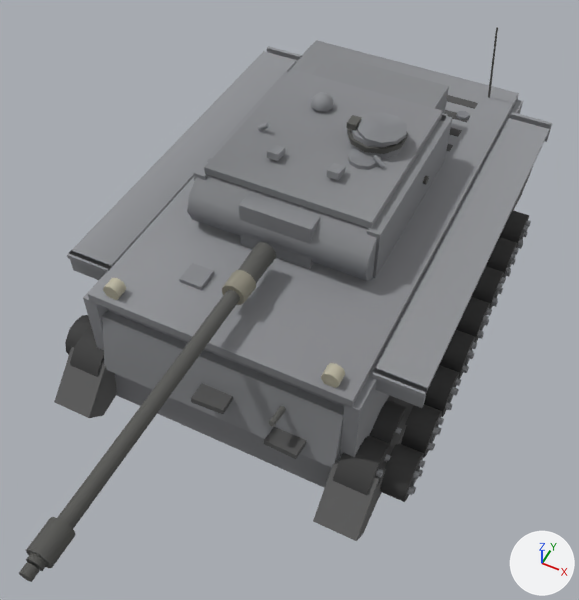
Two versions of the glTF model client/assets/models/tiger1.glb, one commit apart.
Rendered twice from a 50 mm lens placed at (3.27, -7.78, 9.03), pointed at (0.17, -1.58, 1.29). The lights are fixed; the arrows at lower right show +X, +Y and +Z. The first picture is the older version. Where no turn or scale is listed for an object, it has been applied to the vertices. Vertices at exactly the same position are counted once.

Objects in the first picture: 'barrel', 'glacis', 'hullSide', 'hullTop', 'lowerPlate', 'mantlet', 'tracks', 'turretFront', 'turretRoof', 'turretSide', 'wheel33', 'wheel34' and 11 more.
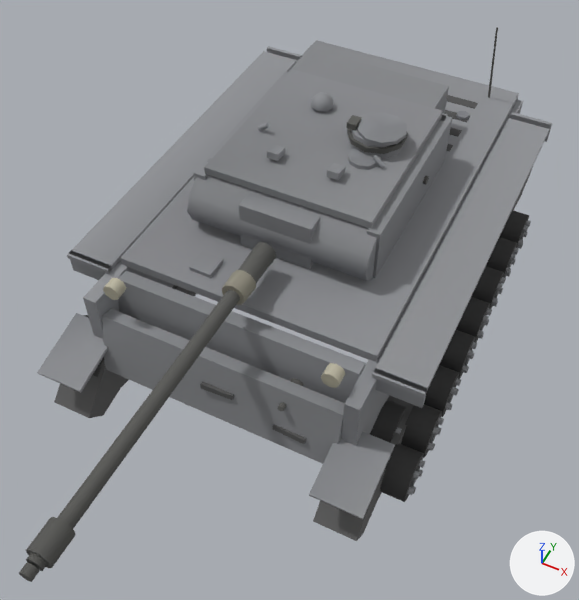
What the commit changed:
me_mesh_36 is used by ob_tracks; location (0.0, 0.0, 0.0).
me_mesh_36 had 168 vertices, 312 faces and spanned x -2.13..2.13, y -3.8..3.8, z 0.1..1.17.
me_mesh_36 now has 200 vertices, 360 faces and spans x -2.18..2.18, y -3.84..3.8, z 0.1..1.26.
Part 1, on me_mesh_36:
16 vertices are added at x -2.18..1.54, y -3.84..3.8, z 0.98..1.26.
16 new vertices lie (0.64, 0.0, 0.0) away from vertices in x -2.18..1.54, y -3.84..3.8, z 0.98..1.26.
48 new faces join them.
me_mesh_38 is used by ob_glacis; location (0.0, 0.0, 0.0).
Before the commit, vertices of me_mesh_38: 0 (1.6, -2.95, 1.94), 1 (1.6, -3.24, 0.14), 2 (1.6, -2.75, 1.91), 3 (1.6, -3.04, 0.11), 4 (-1.6, -2.75, 1.91).
Before the commit, vertices of me_mesh_38: 5 (-1.6, -3.04, 0.11), 6 (-1.6, -2.95, 1.94), 7 (-1.6, -3.24, 0.14) at pixel (116, 395).
me_mesh_38 had 80 vertices, 132 faces and spanned x -1.6..1.6, y -3.51..-2.2, z 0.11..2.08.
me_mesh_38 now has 80 vertices, 132 faces and spans x -1.6..1.6, y -3.29..-1.98, z 0.53..2.08.
me_mesh_38 part 2: the loose piece of 8 vertices spanning x -0.83..-0.53, y -2.5..-2.2, z 1.95..2.08 is moved by (0.0, 0.22, 0.0).
me_mesh_38 part 3: the loose piece of 26 vertices spanning x 0.76..1.0, y -3.11..-2.87, z 1.26..1.5 is moved by (0.0, 0.22, 0.0).
me_mesh_38 part 4: the loose piece of 14 vertices spanning x 0.85..0.92, y -3.46..-3.01, z 1.3..1.49 is moved by (0.0, 0.22, 0.0).
me_mesh_38 part 5: the loose piece of 8 vertices spanning x -0.21..0.25, y -3.48..-2.66, z 1.09..1.29 is moved by (0.0, 0.22, 0.0).
me_mesh_38 part 6: the loose piece of 8 vertices spanning x 0.79..1.25, y -3.51..-2.69, z 0.89..1.09 is moved by (0.0, 0.22, 0.0).
Part 7, on me_mesh_38:
Vertices 0, 2, 4, 6 of me_mesh_38 move by (0.0, 0.22, -0.01).
Vertices 1, 3, 5, 7 of me_mesh_38 move by (0.0, 0.29, 0.42).
Other edits to the shape of me_mesh_38 do not show in these pictures.
me_mesh_41 is used by ob_hulltop; location (0.0, 0.0, 0.0).
Before the commit, vertices of me_mesh_41: 0 (1.7, -3.15, 2.03) at pixel (352, 401), 1 (1.7, -3.15, 1.9) at pixel (352, 407), 6 (-1.7, -3.15, 2.03) at pixel (87, 294), 7 (-1.7, -3.15, 1.9) at pixel (89, 300).
me_mesh_41 had 76 vertices, 124 faces and spanned x -1.7..1.7, y -3.15..3.15, z 1.9..2.07.
me_mesh_41 now has 76 vertices, 124 faces and spans x -1.7..1.7, y -2.48..3.15, z 1.9..2.07.
Part 8, on me_mesh_41:
Vertices 0, 1, 6, 7 of me_mesh_41 move by (0.0, 0.67, 0.0).

Where the change shows, as pixel boxes (x1, y1, x2, y2) in the pictures (579 x 600 px; the box of a moved part takes in the faces that stretch with it):
'hullTop', reshaped (7% narrower, 12% shorter)
    before: (88, 40, 519, 407)
    after: (120, 40, 519, 362)
'glacis', reshaped (15% shorter)
    before: (108, 263, 344, 488)
    after: (118, 252, 366, 444)
'tracks', reshaped (mostly hidden)
    before: (54, 167, 533, 541)
    after: (37, 167, 533, 541)
part 1 of me_mesh_36, added
    after: (37, 313, 395, 520)
part 2 of me_mesh_38, moved or reshaped
    before: (179, 263, 214, 290)
    after: (189, 252, 223, 278)
part 3 of me_mesh_38, moved or reshaped (not visible before)
    after: (291, 378, 304, 387)
part 4 of me_mesh_38, moved or reshaped
    before: (269, 406, 286, 426)
    after: (278, 402, 286, 411)
part 5 of me_mesh_38, moved or reshaped
    before: (191, 383, 233, 414)
    after: (200, 382, 234, 400)
part 6 of me_mesh_38, moved or reshaped
    before: (264, 427, 307, 459)
    after: (272, 424, 306, 444)
part 7 of me_mesh_38, moved or reshaped
    before: (108, 309, 344, 488)
    after: (118, 270, 366, 403)
'wheel34', unchanged, covered by the edit
    before: (333, 436, 391, 495)
